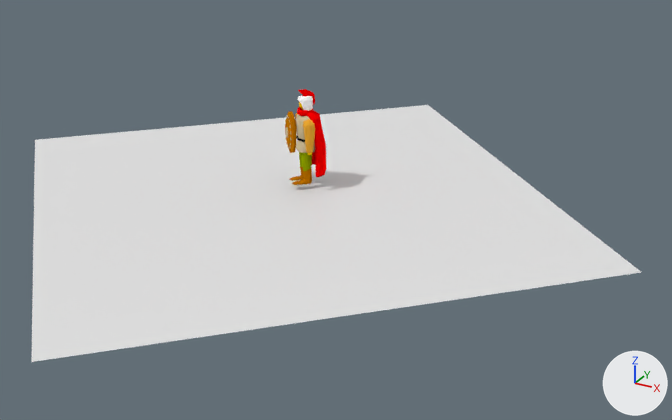
One commit to the Blender file antargis/trunk/models/hero_new.blend: the scene before it, then after it.
Rendered twice from a 50 mm lens placed at (10.55, -17.33, 7.42), pointed at (1.42, -0.72, -0.89). Every picture has the same lights, and +X, +Y and +Z are marked at lower right.

Script lines for the objects in view, before the commit:
```python
ob_g_cube1_sep5_color_2 = bpy.data.objects.new('g_cube1_sep5_color_2', me_g_cube1_sep5_color_25)
ob_g_cube1_sep5_color_2.location = (0.15, 0.0, 0.89)
ob_g_cube1_sep5_color_2.rotation_euler = (0.0, 0.0, 5.498)  # degrees (0, 0, 315)
ob_g_cube1_sep5_default = bpy.data.objects.new('g_cube1_sep5_default', me_g_cube1_sep5_default)
ob_g_cube1_sep5_default.location = (0.15, 0.0, 0.89)
ob_g_cube1_sep5_default.rotation_euler = (0.0, 0.0, 5.498)  # degrees (0, 0, 315)
ob_g_cube1_sep6_colo = bpy.data.objects.new('g_cube1_sep6_colo', me_g_cube1_sep6_color_15)
ob_g_cube1_sep6_colo.location = (0.15, 0.0, 0.89)
ob_g_cube1_sep6_colo.rotation_euler = (0.0, 0.0, 5.498)  # degrees (0, 0, 315)
ob_g_cube1_sep6_color_1 = bpy.data.objects.new('g_cube1_sep6_color_1', me_g_cube1_sep6_color_13)
ob_g_cube1_sep6_color_1.location = (0.15, 0.0, 0.89)
ob_g_cube1_sep6_color_1.rotation_euler = (0.0, 0.0, 5.498)  # degrees (0, 0, 315)
ob_g_cube1_sep7_colo = bpy.data.objects.new('g_cube1_sep7_colo', me_g_cube1_sep7_color_07)
ob_g_cube1_sep7_colo.location = (0.15, 0.0, 0.89)
ob_g_cube1_sep7_colo.rotation_euler = (0.0, 0.0, 5.498)  # degrees (0, 0, 315)
ob_g_cube1_sep7_colo_001 = bpy.data.objects.new('g_cube1_sep7_colo.001', me_g_cube1_sep7_color_13)
ob_g_cube1_sep7_colo_001.location = (0.15, 0.0, 0.89)
ob_g_cube1_sep7_colo_001.rotation_euler = (0.0, 0.0, 5.498)  # degrees (0, 0, 315)
ob_g_cube1_sep7_color_1 = bpy.data.objects.new('g_cube1_sep7_color_1', me_g_cube1_sep7_color_15)
ob_g_cube1_sep7_color_1.location = (0.15, 0.0, 0.89)
ob_g_cube1_sep7_color_1.rotation_euler = (0.0, 0.0, 5.498)  # degrees (0, 0, 315)
ob_g_cube1_sep7_color_2 = bpy.data.objects.new('g_cube1_sep7_color_2', me_g_cube1_sep7_color_21)
ob_g_cube1_sep7_color_2.location = (0.15, 0.0, 0.89)
ob_g_cube1_sep7_color_2.rotation_euler = (0.0, 0.0, 5.498)  # degrees (0, 0, 315)
ob_plane = bpy.data.objects.new('Plane', me_plane)
ob_plane.location = (0.14, -0.63, -0.82)
ob_plane.rotation_euler = (0.0, 0.0, 5.498)  # degrees (0, 0, 315)
ob_plane.scale = (5.58, 5.58, 5.58)
# also in view: 'g_cube1_color_256_00' at (0.33, 0.18, 0.31)
```
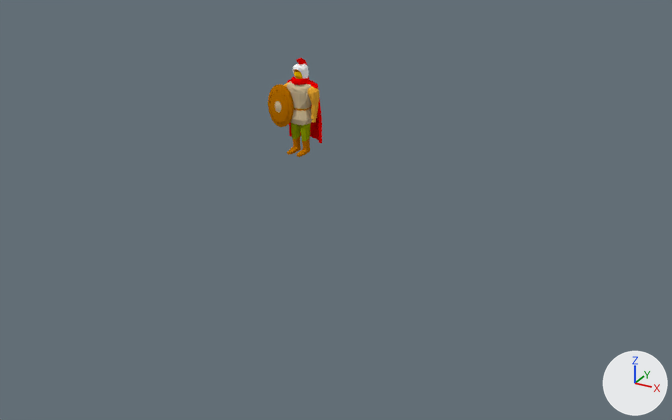
Changed parts and their boxes (x1, y1, x2, y2) in the pictures (672 x 420 px):
'Plane', deleted
    before: (32, 105, 641, 362)
'g_cube1_color_256_00', reshaped, moved, turned
    before: (297, 107, 326, 177)
    after: (287, 58, 322, 143)
'g_cube1_color_131_04', added
    after: (268, 69, 311, 157)
'g_cube1_color_157_12', added (beige)
    after: (275, 81, 312, 125)
'g_cube1_sep7_color_2', deleted
    before: (295, 113, 315, 153)
'g_cube1_sep6_color_1', deleted
    before: (285, 111, 296, 153)
'g_cube1_sep7_color_1', deleted
    before: (296, 114, 315, 153)
'g_cube1_color_215_10', added
    after: (284, 82, 320, 122)
'g_cube1_color_075_09', added
    after: (291, 123, 311, 141)
'g_cube1_sep7_colo.001', deleted
    before: (289, 167, 312, 185)
'g_cube1_sep7_colo', deleted
    before: (299, 152, 312, 171)
'g_cube1_sep5_default', deleted
    before: (297, 95, 313, 111)
'g_cube1_color_256_25', added
    after: (293, 64, 309, 79)
'g_cube1_sep5_color_2', deleted
    before: (298, 89, 315, 105)
'g_cube1_color_256_14', added
    after: (294, 71, 303, 79)
'g_cube1_sep6_colo', deleted
    before: (285, 116, 291, 149)

The change, as a diff of the scene's bpy script:
```diff
--- a/antargis/trunk/models/hero_new.blend.py
+++ b/antargis/trunk/models/hero_new.blend.py
@@ me_g_cube1_color_256_000 @@
 # used by ob_g_cube1_color_256_00; location = (0.15, 0.0, 0.89); rotation_euler = (0.0, 0.0, 5.498), in degrees (0, 0, 315)
-me_g_cube1_color_256_000.from_pydata(...)  # 94 vertices, 94 faces; spans x -0.46..0.46, y -0.12..0.56, z -1.34..0.18
+me_g_cube1_color_256_000.from_pydata(...)  # 133 vertices, 143 faces; spans x -0.46..0.46, y -0.14..0.5, z 0.26..2.21
+# me_g_cube1_color_256_000 part 1: the whole mesh is rebuilt
 me_g_cube1_color_256_000.materials.append(mat_color_256_000_000)
@@ ob_g_cube1_sep5_color_2 @@
-ob_g_cube1_sep5_color_2 = bpy.data.objects.new('g_cube1_sep5_color_2', me_g_cube1_sep5_color_25)
@@ ob_g_cube1_sep7_colo_001 @@
-ob_g_cube1_sep7_colo_001 = bpy.data.objects.new('g_cube1_sep7_colo.001', me_g_cube1_sep7_color_13)
@@ ob_g_cube1_sep5_default @@
-ob_g_cube1_sep5_default = bpy.data.objects.new('g_cube1_sep5_default', me_g_cube1_sep5_default)
@@ ob_g_cube1_sep6_colo @@
-ob_g_cube1_sep6_colo = bpy.data.objects.new('g_cube1_sep6_colo', me_g_cube1_sep6_color_15)
@@ ob_g_cube1_color_256_00 @@
 ob_g_cube1_color_256_00 = bpy.data.objects.new('g_cube1_color_256_00', me_g_cube1_color_256_000)
-ob_g_cube1_color_256_00.location = (0.15, 0.0, 0.89)
-ob_g_cube1_color_256_00.rotation_euler = (0.0, 0.0, 5.498)  # degrees (0, 0, 315)
+ob_g_cube1_color_256_00.location = (0.09, -0.01, 0.0)
+ob_g_cube1_color_256_00.rotation_euler = (0.0, 0.0, 6.199)  # degrees (0, 0, 355)
@@ ob_g_cube1_sep7_color_1 @@
-ob_g_cube1_sep7_color_1 = bpy.data.objects.new('g_cube1_sep7_color_1', me_g_cube1_sep7_color_15)
@@ ob_g_cube1_sep6_color_1 @@
-ob_g_cube1_sep6_color_1 = bpy.data.objects.new('g_cube1_sep6_color_1', me_g_cube1_sep6_color_13)
@@ ob_g_cube1_sep7_colo @@
-ob_g_cube1_sep7_colo = bpy.data.objects.new('g_cube1_sep7_colo', me_g_cube1_sep7_color_07)
@@ ob_g_cube1_sep7_color_2 @@
-ob_g_cube1_sep7_color_2 = bpy.data.objects.new('g_cube1_sep7_color_2', me_g_cube1_sep7_color_21)
@@ ob_plane @@
-ob_plane = bpy.data.objects.new('Plane', me_plane)
@@ ob_g_cube1_color_131_04 @@
+ob_g_cube1_color_131_04 = bpy.data.objects.new('g_cube1_color_131_04', me_g_cube1_color_131_042)  # 363 vertices, 350 faces; spans x -0.71..0.21, y -0.29..0.24, z 0.01..2.06; in mat_color_131_042_000 (orange #be7100)
+ob_g_cube1_color_131_04.location = (0.09, -0.01, 0.0)
+ob_g_cube1_color_131_04.rotation_euler = (0.0, 0.0, 6.199)  # degrees (0, 0, 355)
@@ ob_g_cube1_color_256_25 @@
+ob_g_cube1_color_256_25 = bpy.data.objects.new('g_cube1_color_256_25', me_g_cube1_color_256_256)  # 108 vertices, 126 faces; spans x -0.155..0.176, y -0.116..0.223, z 1.73..2.072; in mat_default (white #ffffff)
+ob_g_cube1_color_256_25.location = (0.09, -0.01, 0.0)
+ob_g_cube1_color_256_25.rotation_euler = (0.0, 0.0, 6.199)  # degrees (0, 0, 355)
@@ ob_g_cube1_color_215_10 @@
+ob_g_cube1_color_215_10 = bpy.data.objects.new('g_cube1_color_215_10', me_g_cube1_color_215_100)  # 142 vertices, 142 faces; spans x -0.488..0.487, y -0.098..0.196, z 0.791..1.612; in mat_color_215_100_008 (orange #eca833)
+ob_g_cube1_color_215_10.location = (0.09, -0.01, 0.0)
+ob_g_cube1_color_215_10.rotation_euler = (0.0, 0.0, 6.199)  # degrees (0, 0, 355)
@@ ob_g_cube1_color_256_14 @@
+ob_g_cube1_color_256_14 = bpy.data.objects.new('g_cube1_color_256_14', me_g_cube1_color_256_148)  # 45 vertices, 37 faces; spans x -0.145..0.146, y -0.096..0.183, z 1.683..1.934; in mat_color_256_148_000 (yellow #ffc800)
+ob_g_cube1_color_256_14.location = (0.09, -0.01, 0.0)
+ob_g_cube1_color_256_14.rotation_euler = (0.0, 0.0, 6.199)  # degrees (0, 0, 355)
@@ ob_g_cube1_color_075_09 @@
+ob_g_cube1_color_075_09 = bpy.data.objects.new('g_cube1_color_075_09', me_g_cube1_color_075_095)  # 64 vertices, 48 faces; spans x -0.23..0.23, y -0.087..0.19, z 0.322..0.832; in mat_color_075_095_000 (yellow #93a400)
+ob_g_cube1_color_075_09.location = (0.09, -0.01, 0.0)
+ob_g_cube1_color_075_09.rotation_euler = (0.0, 0.0, 6.199)  # degrees (0, 0, 355)
@@ ob_g_cube1_color_157_12 @@
+ob_g_cube1_color_157_12 = bpy.data.objects.new('g_cube1_color_157_12', me_g_cube1_color_157_126)  # 186 vertices, 183 faces; spans x -0.469..0.304, y -0.326..0.332, z 0.724..1.693; in mat_color_157_126_076 (beige #cdba95)
+ob_g_cube1_color_157_12.location = (0.09, -0.01, 0.0)
+ob_g_cube1_color_157_12.rotation_euler = (0.0, 0.0, 6.199)  # degrees (0, 0, 355)
```
